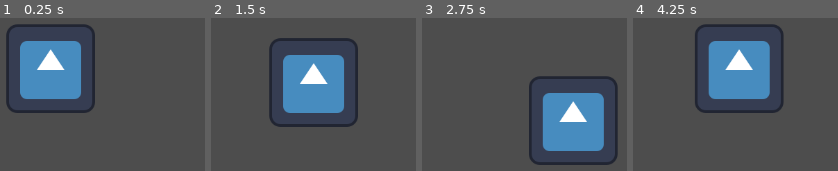
Above: before the commit, frames 1-4 (left to right).
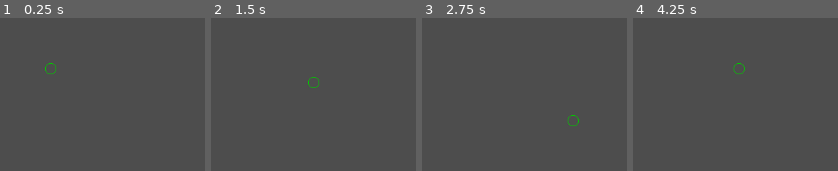
Above: after the commit, the same moments.

Repository: MrPuffyWuff/factory_game
Game: Godot game, scene res://scenes/mainscene.tscn
The game is run twice, just before and just after one commit, with the same random seed, the same clock (stepped at 60 frames per second) and the same inputs. The engine's default icon, where the game draws it, is replaced by a stand-in: a white triangle on a blue panel in a dark square.
Inputs:
- Up to frame 1 (0.25 s): no input
- Up to frame 2 (1.5 s): tap Enter at 0.5 s; hold Right (ui_right) 0.53-1.28 s; hold Down (ui_down) from 1.28 s (still down)
- Up to frame 3 (2.75 s): release Down (ui_down) at 2.03 s; hold Right (ui_right) from 2.03 s (still down)
- Up to frame 4 (4.25 s): release Right (ui_right) at 2.78 s; hold Up (ui_up) 2.78-3.53 s; hold Left (ui_left) from 3.53 s (still down)

The runs differ from the first frame. In frame 1, 14% of the frame differs, in the area x 2-47%, y 3-63%; in frame 2, 14%; in frame 3, 14%; in frame 4, 15%, in the area x 30-74%, y 3-63%.

Commit message:
Added Temp Player
Added a Temporary Player Sprite.

Diff:
--- a/scenes/player.tscn
+++ b/scenes/player.tscn
@@ -1,7 +1,7 @@
 [gd_scene load_steps=4 format=3 uid="uid://dyh8wcbgalpds"]
 
 [ext_resource type="Script" path="res://scenes/player.gd" id="1_sfeed"]
-[ext_resource type="Texture2D" uid="uid://4resd2nkxkgr" path="res://icon.svg" id="2_4d425"]
+[ext_resource type="Texture2D" uid="uid://dd3n8i7mav515" path="res://assets/Assets/Player-Temp.png" id="2_3xgsj"]
 
 [sub_resource type="RectangleShape2D" id="RectangleShape2D_tba1k"]
 size = Vector2(123, 120)
@@ -10,7 +10,7 @@
 script = ExtResource("1_sfeed")
 
 [node name="Sprite2D" type="Sprite2D" parent="."]
-texture = ExtResource("2_4d425")
+texture = ExtResource("2_3xgsj")
 
 [node name="CollisionShape2D" type="CollisionShape2D" parent="."]
 position = Vector2(-0.5, -2)
Binary file added: assets/Assets/Player-Temp.png
Not shown, added: assets/Assets/Player-Temp.png.import
